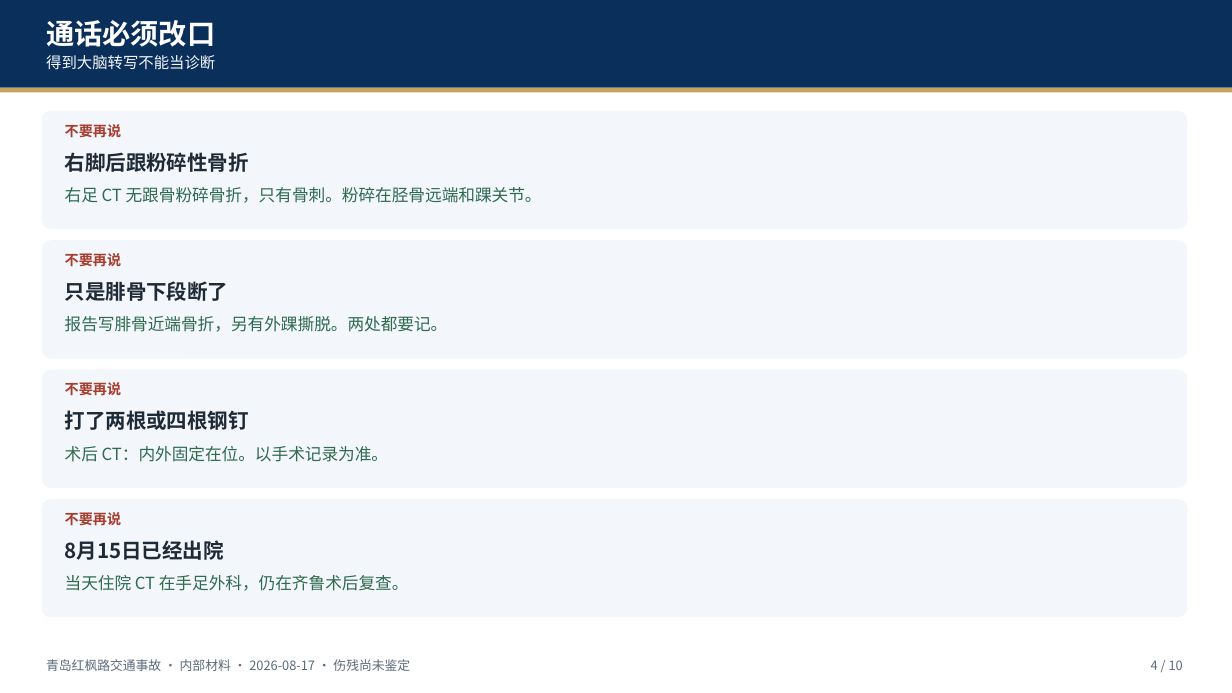
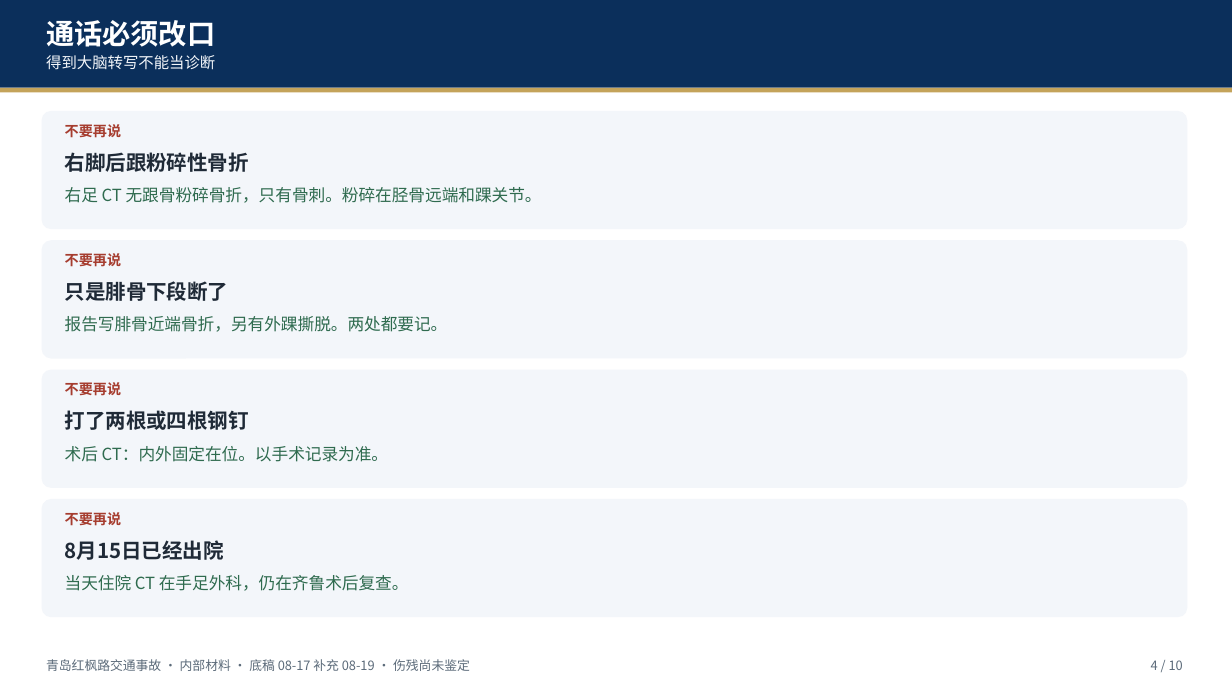
Before and after one commit to hujigang2010-maker/AIDEN, a slide deck: slide 4 of deliverables/青岛红枫路交通事故_伤情与伤残简报_20260817.pptx. Drawn at 1232x693 pixels with LibreOffice and Linux fonts; fonts in the diff are those of the drawing. Boxes give left, top, right and bottom in pixels: in the first picture for what was removed or moved away, otherwise in the second. Text is boxed around its words. In the diff, an @@ line names an element or a change of style, - is before the commit and + after.

```diff
--- a/deliverables/青岛红枫路交通事故_伤情与伤残简报_20260817.pptx
+++ b/deliverables/青岛红枫路交通事故_伤情与伤残简报_20260817.pptx
@@ text at (46,659,470,671): text changed @@
-青岛红枫路交通事故 · 内部材料 · 2026-08-17 · 伤残尚未鉴定
+青岛红枫路交通事故 · 内部材料 · 底稿 08-17 补充 08-19 · 伤残尚未鉴定
```
Also in this commit, not shown: 8 other slides changed, 19 other files.
